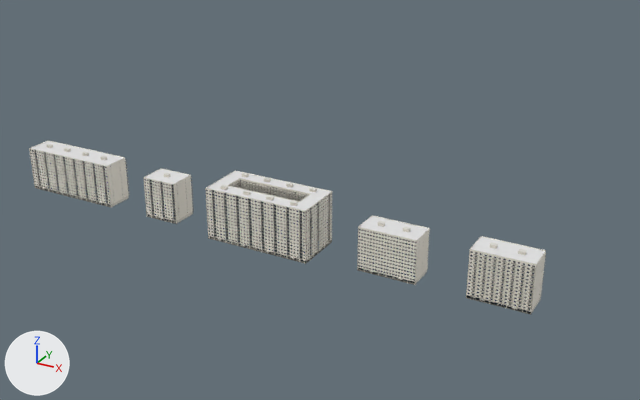
One commit to the Blender file art/midrise-families/slab.blend: the scene before it, then after it.
Both versions are drawn from a camera (50 mm lens) standing at (755.0, -554.0, 405.0) and looking at (307.0, 260.0, -2.0). The axes (+X, +Y, +Z) are drawn at lower left. The lights are the same throughout. The first picture is the older version.

Script lines for the objects in view, before the commit:
```python
ob_balconies_shops = bpy.data.objects.new('balconies-shops', me_balconies_shops)
ob_balconies_shops.location = (0.0, 0.0, 0.0)
ob_courtyard_face = bpy.data.objects.new('courtyard-face', me_courtyard_face)
ob_courtyard_face.location = (0.0, 0.0, 0.0)
ob_windows_no_galleries = bpy.data.objects.new('windows-no-galleries', me_windows_no_galleries)
ob_windows_no_galleries.location = (0.0, 0.0, 0.0)
# also in view: 'slab-ring' at (314.0, 140.0, 30.0); 'courtyard-flank' at (186.0, 140.0, 24.0)
```
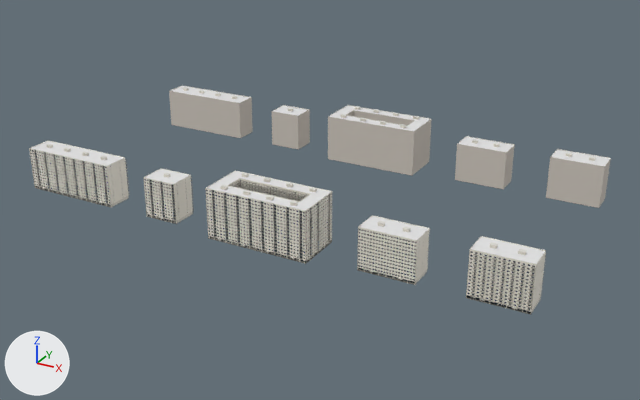
The change in detail:
Material 'far-facade' (mat_far_facade) is new.
Its base color is (0.63, 0.58, 0.52) (light grey #d0c8bf).
Its roughness is 0.8.
Mesh me_balconies_shops_far is new.
It has 360 vertices, 158 faces and spans x 532.0..592.0, y 385.0..415.0, z 0.0..52.2.
Faces by material slot: [24, 80, 36, 6, 12].
It uses material mat_plinth_slab (grey #6f6e69).
It uses material mat_far_facade (light grey #d0c8bf).
It uses material mat_trim_slab (light grey #deddd6).
It uses material mat_membrane_slab_bitumen (its picture is missing).
It uses material mat_wall_end_slab_concrete_wall_004 (its picture is missing).
Mesh me_windows_no_galleries_far is new.
It has 344 vertices, 154 faces and spans x 422.0..482.0, y 385.0..415.0, z 0.0..48.7.
Faces by material slot: [24, 76, 36, 6, 12].
It uses material mat_plinth_slab (grey #6f6e69).
It uses material mat_far_facade (light grey #d0c8bf).
It uses material mat_trim_slab (light grey #deddd6).
It uses material mat_membrane_slab_bitumen (its picture is missing).
It uses material mat_wall_end_slab_concrete_wall_004 (its picture is missing).
Mesh me_slab_ring_far is new.
It has 1216 vertices, 528 faces and spans x 255.9..372.0, y 373.0..427.0, z 0.0..59.2.
Faces by material slot: [72, 264, 120, 24, 48].
It uses material mat_plinth_slab (grey #6f6e69).
It uses material mat_far_facade (light grey #d0c8bf).
It uses material mat_trim_slab (light grey #deddd6).
It uses material mat_membrane_slab_bitumen (its picture is missing).
It uses material mat_wall_end_slab_concrete_wall_004 (its picture is missing).
Mesh me_courtyard_flank_far is new.
It has 328 vertices, 142 faces and spans x 165.9..206.1, y 385.0..415.0, z 0.0..48.7.
Faces by material slot: [24, 76, 30, 6, 6].
It uses material mat_plinth_slab (grey #6f6e69).
It uses material mat_far_facade (light grey #d0c8bf).
It uses material mat_trim_slab (light grey #deddd6).
It uses material mat_membrane_slab_bitumen (its picture is missing).
It uses material mat_wall_end_slab_concrete_wall_004 (its picture is missing).
Mesh me_courtyard_face_far is new.
It has 392 vertices, 182 faces and spans x -0.1..116.1, y 385.0..415.0, z 0.0..52.2.
Faces by material slot: [24, 80, 48, 6, 24].
It uses material mat_plinth_slab (grey #6f6e69).
It uses material mat_far_facade (light grey #d0c8bf).
It uses material mat_trim_slab (light grey #deddd6).
It uses material mat_membrane_slab_bitumen (its picture is missing).
It uses material mat_wall_end_slab_concrete_wall_004 (its picture is missing).
Object 'balconies-shops-far' (ob_balconies_shops_far) is new; it shows me_balconies_shops_far.
Its location is (0.0, 0.0, 0.0).
Object 'windows-no-galleries-far' (ob_windows_no_galleries_far) is new; it shows me_windows_no_galleries_far.
Its location is (0.0, 0.0, 0.0).
Object 'slab-ring-far' (ob_slab_ring_far) is new; it shows me_slab_ring_far.
Its location is (0.0, 0.0, 0.0).
Object 'courtyard-flank-far' (ob_courtyard_flank_far) is new; it shows me_courtyard_flank_far.
Its location is (0.0, 0.0, 0.0).
Object 'courtyard-face-far' (ob_courtyard_face_far) is new; it shows me_courtyard_face_far.
Its location is (0.0, 0.0, 0.0).

Where the change shows, as pixel boxes (x1, y1, x2, y2) in the pictures (640 x 400 px):
'slab-ring-far', added
    after: (328, 105, 432, 176)
    faces in mat_far_facade (light grey #d0c8bf): (328, 105, 432, 175)
    faces in mat_membrane_slab_bitumen (its picture is missing): (329, 106, 430, 131)
'courtyard-face-far', added
    after: (169, 85, 253, 138)
    faces in mat_far_facade (light grey #d0c8bf): (169, 86, 253, 138)
    faces in mat_membrane_slab_bitumen (its picture is missing): (171, 86, 251, 103)
'balconies-shops-far', added
    after: (546, 149, 611, 208)
    faces in mat_far_facade (light grey #d0c8bf): (546, 149, 611, 208)
    faces in mat_membrane_slab_bitumen (its picture is missing): (551, 149, 610, 166)
'windows-no-galleries-far', added
    after: (455, 136, 515, 189)
    faces in mat_far_facade (light grey #d0c8bf): (455, 136, 515, 189)
    faces in mat_membrane_slab_bitumen (its picture is missing): (458, 137, 513, 152)
'courtyard-flank-far', added
    after: (271, 105, 310, 150)
    faces in mat_far_facade (light grey #d0c8bf): (271, 105, 310, 149)
    faces in mat_membrane_slab_bitumen (its picture is missing): (274, 106, 307, 116)
